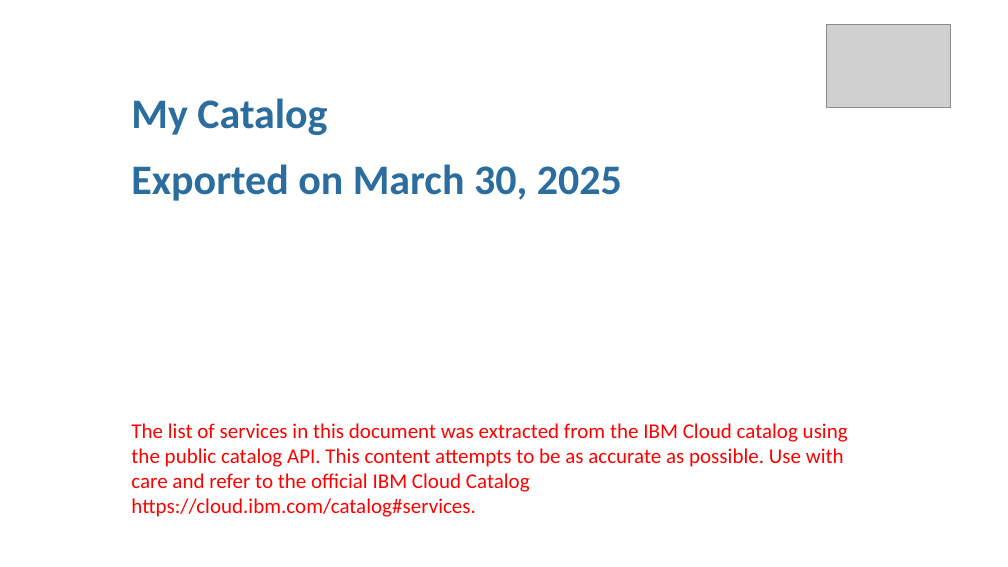
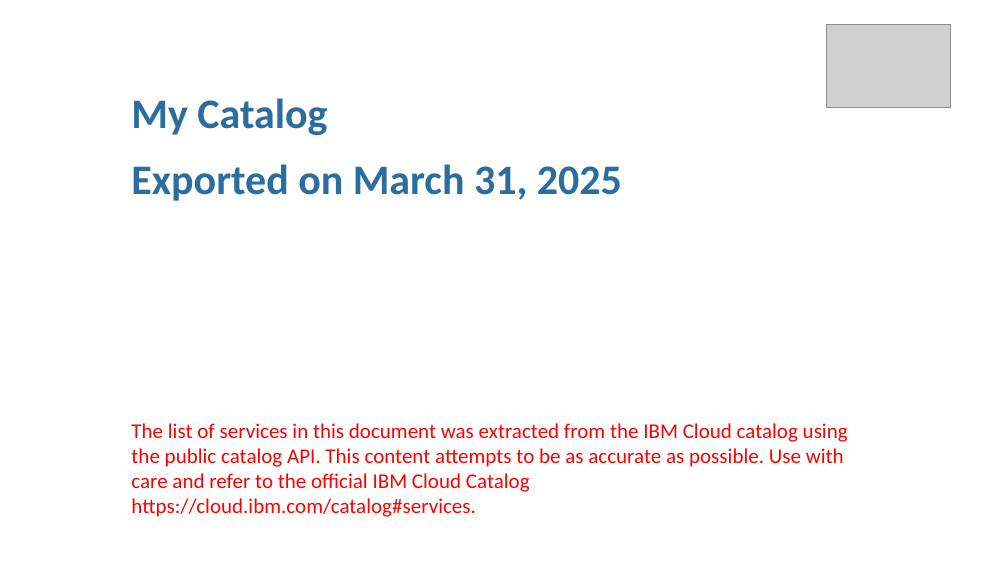
Before and after one commit to l2fprod/mycatalog, a slide deck: slide 1 of docs/generated/mycatalog.pptx. Drawn at 1008x567 pixels with LibreOffice and Linux fonts; fonts in the diff are those of the drawing; grey boxes stand for pictures. Boxes give left, top, right and bottom in pixels: in the first picture for what was removed or moved away, otherwise in the second. Text is boxed around its words. In the diff, an @@ line names an element or a change of style, - is before the commit and + after.

```diff
--- a/docs/generated/mycatalog.pptx
+++ b/docs/generated/mycatalog.pptx
@@ text at <box>131,164,622,201</box>: text changed @@
-Exported on March 30, 2025
+Exported on March 31, 2025
```
Also in this commit, not shown: 7 other files.
